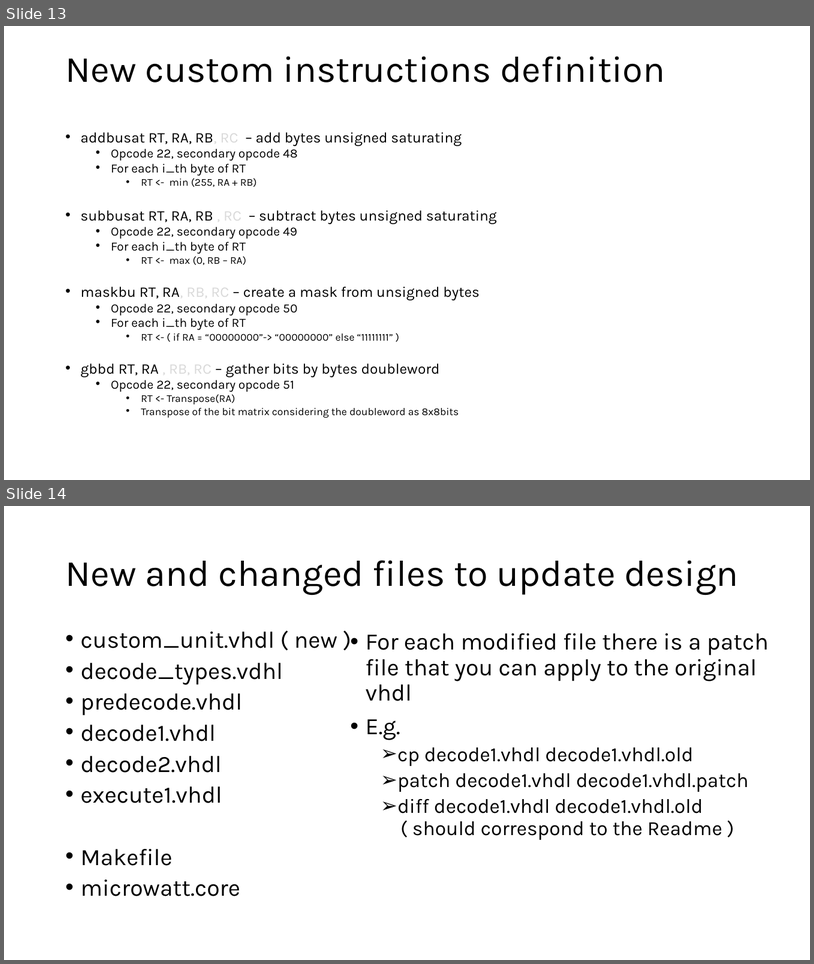
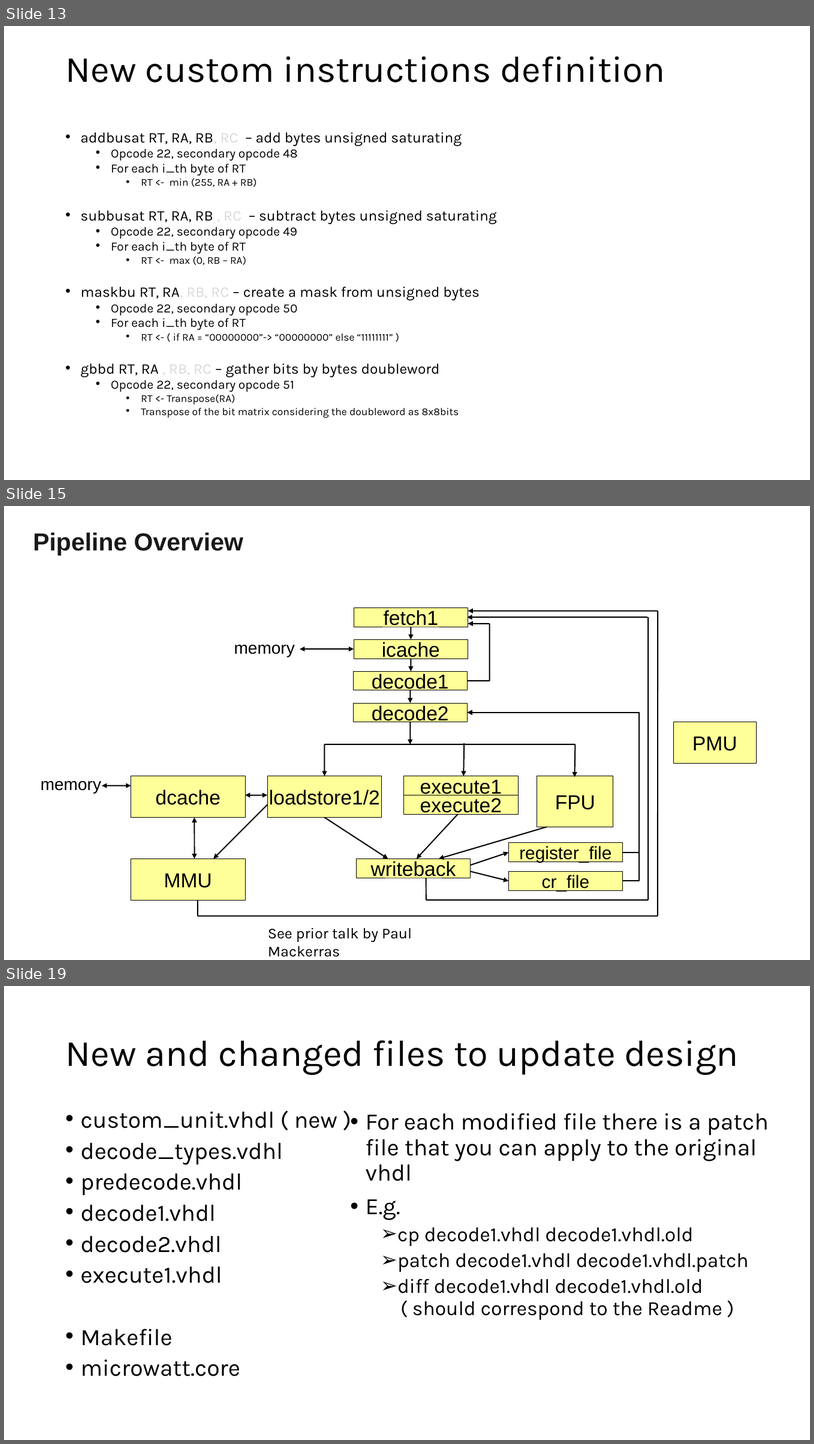
Before and after one commit to hofstee-hp/MicroWatt_on_Arty_A7-100T, a slide deck: Custom_Ops_Example/Custom_instr.pptx. Shown one above the other, each under a label of ours: slides 13 and 14 before the commit, slides 13, 15 and 19 after it; the slides between them are not shown. The pictures are 814x964 and 814x1444 pixels, drawn with LibreOffice and Linux fonts; fonts in the diff are those of the drawing. Boxes give left, top, right and bottom in pixels: in the first picture for what was removed or moved away, otherwise in the second. Text is boxed around its words. In the diff, an @@ line names an element or a change of style, - is before the commit and + after.

```diff
--- a/Custom_Ops_Example/Custom_instr.pptx
+++ b/Custom_Ops_Example/Custom_instr.pptx
@@ slide 15 added at bbox=[4, 506, 810, 960], background #FFFFFF @@
@@ title added at bbox=[33, 532, 243, 555], 29.3 pt, text #191919, bold @@
+Pipeline Overview
@@ group added at bbox=[41, 607, 658, 916]: 16 arrows, 13 rectangles, 9 lines, 4 double arrows, 2 texts, 2 elbow arrows @@
+fetch1
+icache
+MMU
+decode1
+decode2
+execute1
+loadstore1/2
+dcache
+FPU
+writeback
+memory
+memory
+register_file
+cr_file
+execute2
@@ rectangle added at bbox=[674, 722, 756, 763], fill #FFFF99, outline #000000 0.57 pt, 24 pt, text #000000 @@
+PMU
@@ text added at bbox=[268, 927, 412, 957], 18 pt, text #000000 @@
+See prior talk by Paul Mackerras
@@ what was slide 14 is now slide 19 @@
```
Also in this commit, not shown: 4 other slides added.
